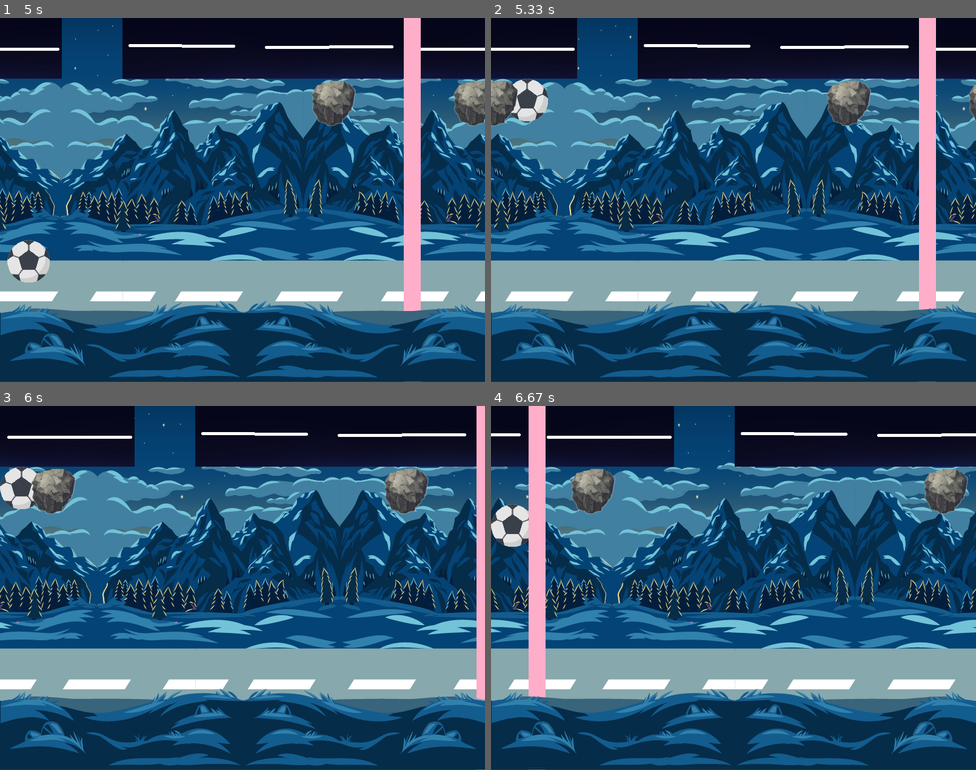
Above: before the commit, frames 1-4 (two rows, left to right).
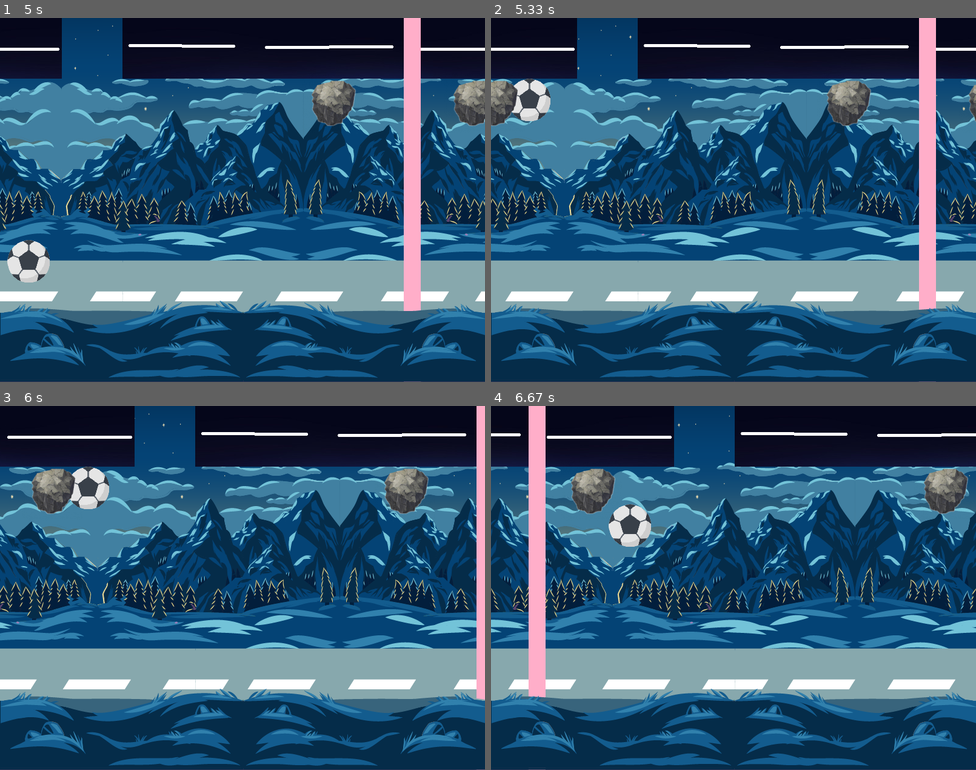
Above: after the commit, the same moments.

Repository: JulianH99/pygame2017
Game: pygame game, started from Mundo/pruebas.py
Same seed, same stepped clock (60 frames per second), same inputs: the game is played once before the commit and once after it.
Inputs:
- Up to frame 1 (5 s): hold Right 0.33-0.8 s; hold Up 0.83-1.13 s; hold Right 1.17-1.63 s; hold Left 1.67-2.2 s; hold Left 2.23-2.63 s; hold Up 2.67-3.03 s; hold Right 3.07-3.7 s; hold Left 3.73-4.2 s; hold Right 4.23-4.7 s
- Up to frame 2 (5.33 s): hold Right from 5.07 s (still down)
- Up to frame 3 (6 s): release Right at 5.53 s; hold Left from 5.57 s (still down)
- Up to frame 4 (6.67 s): release Left at 6.1 s; hold Left 6.13-6.53 s; hold Up from 6.57 s (still down)

Frame 1 is identical in both runs. In frame 2, 0.2% of the frame differs, in the area x 4-13%, y 16-29%; in frame 3, 1.4%; in frame 4, 1.6%, in the area x 0-33%, y 27-39%.

Commit message:
Cambios en clase bolita, esenario, obstaculo y pruebas
-Se implementó el efecto del desplazamiento de la bolita cuando coliona con un obstaculo.
-Prueba quitar vida bolita cuando colisiona con un obstaculo.
-Si la vida llega a 0 el juego finaliza.
- Si llega a colisionar con una pared o puas al bolita se desplza con ella perdiendo su movimiento horizontal.
- Optimización salto simple con gravedad invertida.
- Muestra de un relampago al cambio de velocidad.

Por hacer:
Cambio esenario
-cambio diseño laser, pared y puas
- quitar plataforma techo
- powerups ajustar limites
- probar nuevamente colisiones
- sonido relampago cambio velocidad
- efecto colision fondo verificar

Cambio Bolita
- Verificar colisión con obstaculo pared o puas, si toca pared pierde
- Si el valor de pared o pues es 0 no muere si toca el limite cuando utiliza el powerup ilimitado
- Sonido rebote bolita

Diff:
--- a/Mundo/Bolita/ClaseBolita.py
+++ b/Mundo/Bolita/ClaseBolita.py
@@ -3,6 +3,7 @@
 import time
 from random import randint
 from pygame.locals import *
+from Obstaculo import *
 
 #Clase Bolita
 class Bolita():
@@ -22,6 +23,7 @@
         self.techo = techo
         self.tamanoPlatPiso = tamanoPlatPiso
         self.velocidadVertical = [0, 0]
+        self.vivoMuerto = True
         self.saltoDoble = False
         self.invertirDireccion = False
         self.saltos =0
@@ -31,7 +33,7 @@
         self.cont4=0
         self.cont5=0
     #Metodo para el salto de la bolita, incluyendo el doble y el desplazamiento
-    def salto(self,velocidad,tecla):
+    def salto(self,velocidad,tecla,estado):
 
         if self.gravedad:
 
@@ -76,10 +78,8 @@
 
                 self.saltos = 0
 
-            if tecla == K_LEFT:
-                self.rectangulo.centerx -= velocidad
-            elif tecla == K_RIGHT:
-                self.rectangulo.centerx += velocidad
+            if estado==False:
+                self.__movHorizontal(velocidad, tecla)
 
         # Algoritmo salto simple
         else:
@@ -89,24 +89,19 @@
                 if tecla == K_UP:
                     self.velocidadVertical[0] = 0
                     self.velocidadVertical[1] = (-10)*signo
-                elif tecla == K_LEFT:
-                    self.rectangulo.centerx -= velocidad
-                elif tecla == K_RIGHT:
-                    self.rectangulo.centerx += velocidad
+                if estado == False:
+                    self.__movHorizontal(velocidad, tecla)
 
             if self.rectangulo.centery == self.techo and self.gravedad==False:
                 if tecla == K_UP:
                     self.velocidadVertical[0] = 0
                     self.velocidadVertical[1] = (-10)*signo
-                elif tecla == K_LEFT:
-                    self.rectangulo.centerx -= velocidad
-                elif tecla == K_RIGHT:
-                    self.rectangulo.centerx += velocidad
-
-            if tecla == K_LEFT:
-                self.rectangulo.centerx -= velocidad
-            elif tecla == K_RIGHT:
-                self.rectangulo.centerx += velocidad
+                if estado == False:
+                    self.__movHorizontal(velocidad, tecla)
+
+
+            if estado==False:
+                self.__movHorizontal(velocidad, tecla)
 
 
 
@@ -160,8 +155,29 @@
 
     #Se modifica la vida de la bolita según los obstáculos y powerUps
     #Se determina si la bolita tiene vida o no
-    def modificarVida(self, cambioVida):
-        self.vida += cambioVida
+    def modificarVida(self, cambioVida,escenario):
+        estado=False
+        if cambioVida==Obstaculo.PARED:
+
+            self.rectangulo.centerx += escenario.velocidad
+            estado=True
+        elif cambioVida==Obstaculo.PUAS:
+            self.rectangulo.centerx += escenario.velocidad
+            self.vida += cambioVida
+            estado=True
+        else:
+            self.vida += cambioVida
+            estado=False
+        print("Vida Actual: ",self.vida)
+
+        if self.vida>0:
+            self.vivoMuerto=True
+        else:
+            self.vivoMuerto=False
+
+
+        return estado
+
 
 
     #Metodo para el doble salto
@@ -194,3 +210,10 @@
 
         if self.rectangulo.left < 0:
             self.rectangulo.left = 0
+    def __movHorizontal(self,velocidad,tecla):
+        if tecla == K_LEFT:
+            self.rectangulo.centerx -= velocidad
+        elif tecla == K_RIGHT:
+            self.rectangulo.centerx += velocidad
+    def getVivoMuerto(self):
+        return self.vivoMuerto
--- a/Mundo/Escenario.py
+++ b/Mundo/Escenario.py
@@ -69,7 +69,7 @@
     # generador aleatorio de obstaculos
     def generarObstaculos(self, puntaje, tiempo):
 
-
+        self.cambiarFondo(self.FONDOS['NORMAL'])
         self.tiempo = tiempo
 
         self.__cambiarOrientacion()
@@ -89,7 +89,7 @@
             o = randint(0,2)
             arriba = randint(0, 1)
             # creacion laser
-            laser = Laser("Imagenes/laserA.png", "Imagenes/laserD.png", self.posX, 311, 10, "Sonidos/laser.wav")
+            laser = Laser("Imagenes/laserA.png", "Imagenes/laserD.png", self.posX, 311, -10, "Sonidos/laser.wav")
             listObstaculos.append(laser)
             # creacion muro
             if arriba == 0:
--- a/Mundo/pruebas.py
+++ b/Mundo/pruebas.py
@@ -42,7 +42,7 @@
     escenario = Escenario(2,1, Escenario.ORIENT_DER_IZQ, ventana, ancho, alto)
 
     # bolita
-    bolita = Bolita(10,0,escenario.alto - 40 - escenario.rectPlataforma[0].height,ancho,alto,imagenFondo.get_height()+(escenario.rectPlataforma[0].height)/2,escenario.rectPlataformaA[0].height)
+    bolita = Bolita(500,0,escenario.alto - 40 - escenario.rectPlataforma[0].height,ancho,alto,imagenFondo.get_height()+(escenario.rectPlataforma[0].height)/2,escenario.rectPlataformaA[0].height)
     reloj = time.Clock()
     cont=0
     cont2=0
@@ -80,11 +80,11 @@
         escenario.dibujarFondo(ventana)
 
 
-        #print(escenario.colisionBolita(bolita.rectangulo))
+
         for evento in event.get():
             if evento.type==KEYDOWN:
                 if evento.key==K_LEFT or evento.key==K_RIGHT or evento.key==K_UP:
-                    bolita.salto(escenario.velocidad + 10, evento.key)
+                    bolita.salto(escenario.velocidad + 10, evento.key,bolita.modificarVida(escenario.colisionBolita(bolita.rectangulo),escenario))
 
 
             if evento.type == QUIT:
@@ -96,16 +96,20 @@
                 sprite_group.add(powerup)
 
         # bolita
-        bolita.salto(escenario.velocidad + 10, None)
+        bolita.salto(escenario.velocidad + 10, None,bolita.modificarVida(escenario.colisionBolita(bolita.rectangulo),escenario))
         bolita.dibujarBolita(ventana)
 
         bolita.saltoDoble = False
 
+        if bolita.getVivoMuerto()==False:
+            print("GameOver")
+            quit()
+            s.exit()
 
 
         # powerup
         sprite_group.update()
-        #print(colisionBolita(powerup,bolita))
+        colisionBolita(powerup,bolita)
         sprite_group.draw(ventana)
 
         # escneario y obstcaulos
